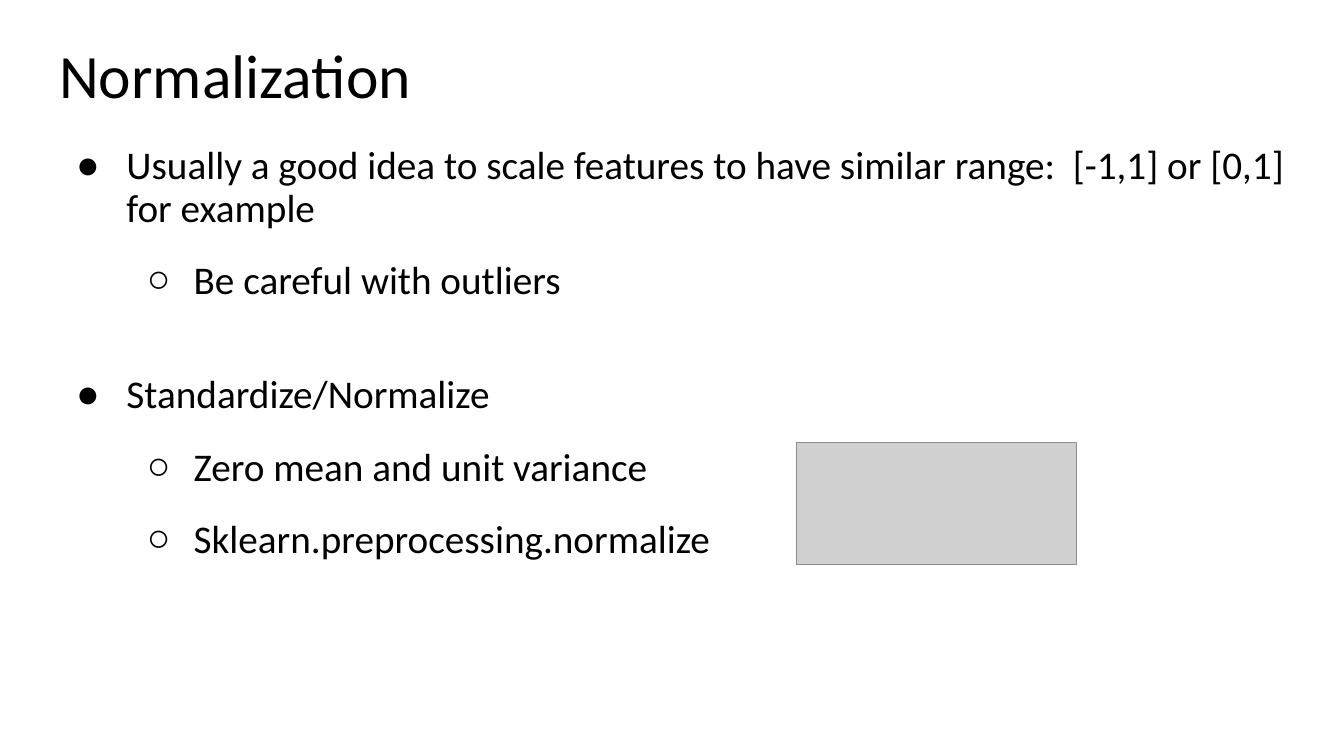
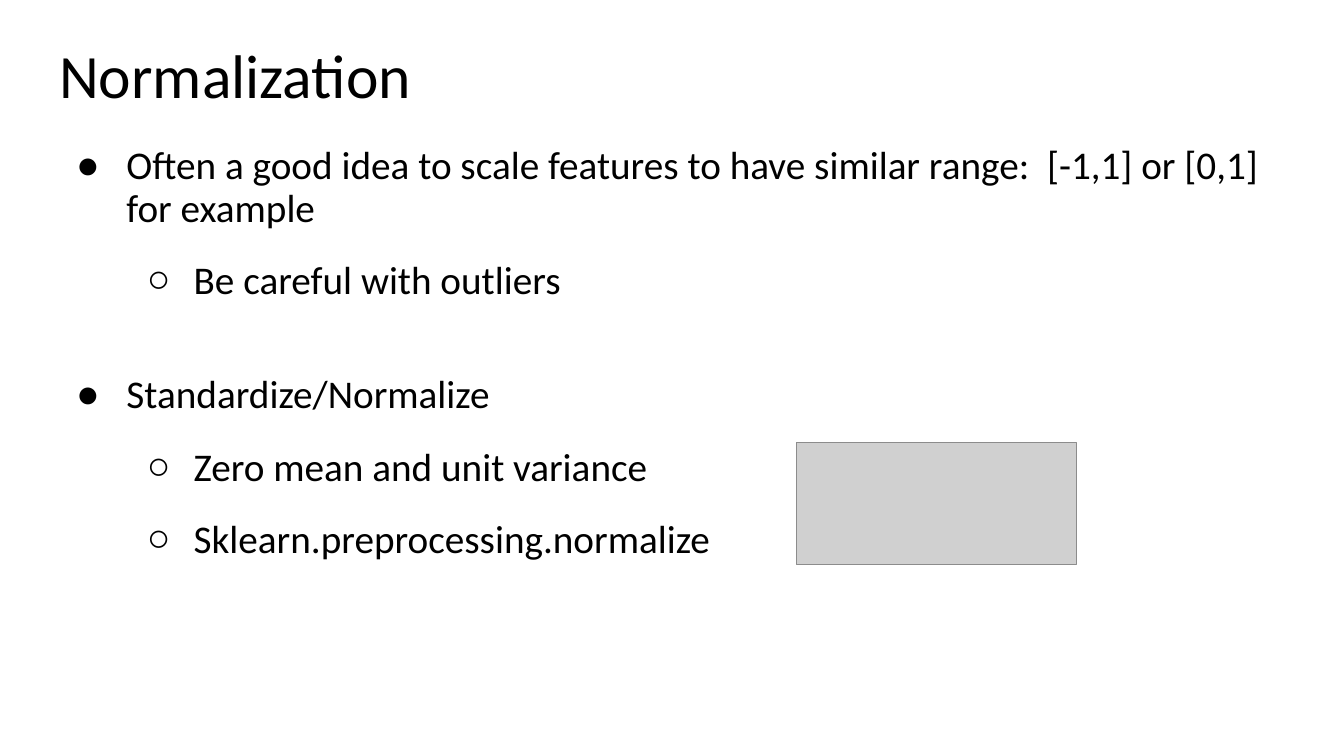
Before and after one commit to noise-lab/ml-systems, a slide deck: slide 10 of docs/slides/7-Preparation.pptx (slide 7 before the commit). Drawn at 1344x756 pixels with LibreOffice and Linux fonts; fonts in the diff are those of the drawing; grey boxes stand for pictures. Boxes give left, top, right and bottom in pixels: in the first picture for what was removed or moved away, otherwise in the second. Text is boxed around its words. In the diff, an @@ line names an element or a change of style, - is before the commit and + after.

```diff
--- a/docs/slides/7-Preparation.pptx
+++ b/docs/slides/7-Preparation.pptx
@@ text at bbox=[126, 150, 1257, 229]: text changed @@
-● Usually a good idea to scale features to have similar range: [-1,1] or [0,1] for example
+● Often a good idea to scale features to have similar range: [-1,1] or [0,1] for example
```
Also in this commit, not shown: 1 other slide changed, 3 slides added, 2 other files.
